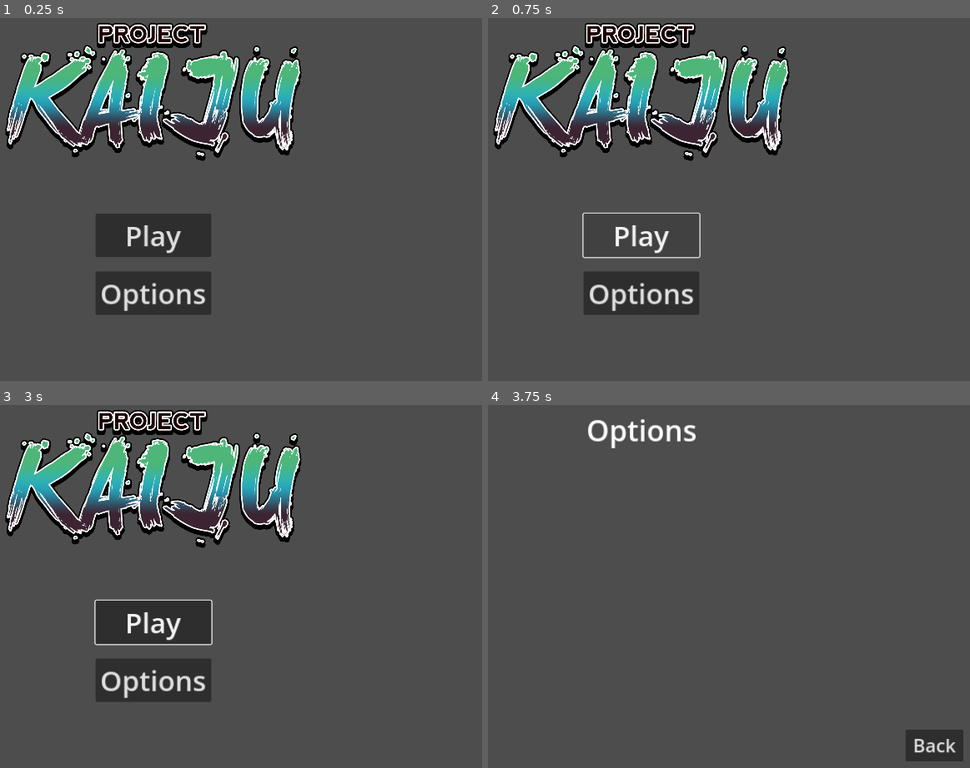
Above: before the commit, frames 1-4 (two rows, left to right).
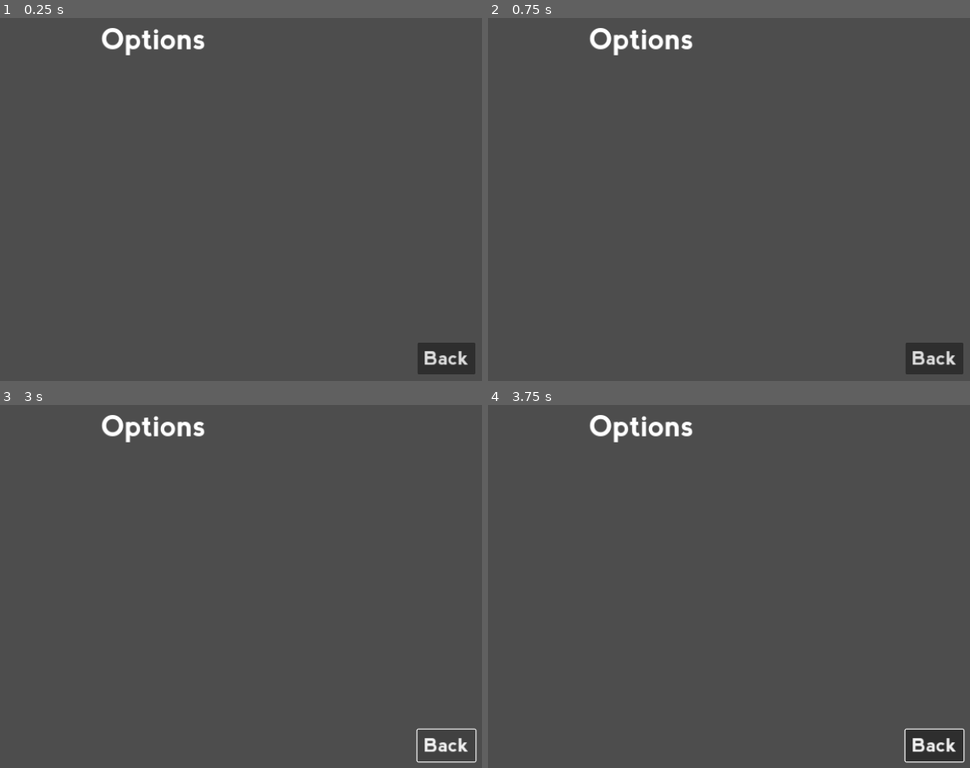
Above: after the commit, the same moments.

Repository: Quplet/ProjectKaiju
Game: Godot game, scene res://scenes/main.tscn
Same seed, same stepped clock (60 frames per second), same inputs: the game is played once before the commit and once after it.
Inputs (mouse positions are in pixels of both pictures, inside the frame that each line leads up to):
- Up to frame 1 (0.25 s): no input
- Up to frame 2 (0.75 s): click (642, 235) at 0.5 s, where only the run before the commit has a clickable "Play"
- Up to frame 3 (3 s): click (154, 622) at 1.25 s, where only the run before the commit has a clickable "Play"; click (154, 622) at 2 s, where only the run before the commit has a clickable "Play"; click (448, 746) at 2.75 s, where only the run after the commit has a clickable "Back"
- Up to frame 4 (3.75 s): click (642, 680) at 3.5 s, where only the run before the commit has a clickable "Options"

The runs differ from the first frame. In frame 1, 19% of the frame differs, in the area x 1-99%, y 1-99%; in frame 2, 16%; in frame 3, 18%; in frame 4, 1.2%.
Error after the commit: Out of bounds get index '1' (on base: 'Array[String]') (res://scripts/HUD.gd:33)

Commit message:
Added Nevis font

Diff:
--- a/scenes/hud.tscn
+++ b/scenes/hud.tscn
@@ -1,12 +1,14 @@
-[gd_scene load_steps=3 format=3 uid="uid://dbljuasuki7pu"]
+[gd_scene load_steps=4 format=3 uid="uid://dbljuasuki7pu"]
 
 [ext_resource type="Script" path="res://scripts/HUD.gd" id="1_62db1"]
 [ext_resource type="Texture2D" uid="uid://dh4q7gt6suex0" path="res://assets/misc/title.png" id="2_r04io"]
+[ext_resource type="FontFile" uid="uid://dkk2lnbhyysgf" path="res://assets/fonts/NevisBold-KGwl.ttf" id="3_dcqy5"]
 
 [node name="HUD" type="Node"]
 script = ExtResource("1_62db1")
 
 [node name="MainMenu" type="CanvasLayer" parent="."]
+visible = false
 
 [node name="Title" type="TextureRect" parent="MainMenu"]
 anchors_preset = 5
@@ -33,6 +35,7 @@
 offset_bottom = 101.0
 grow_horizontal = 2
 grow_vertical = 2
+theme_override_fonts/font = ExtResource("3_dcqy5")
 theme_override_font_sizes/font_size = 48
 text = "Play"
 
@@ -48,11 +51,11 @@
 offset_bottom = 201.0
 grow_horizontal = 2
 grow_vertical = 2
+theme_override_fonts/font = ExtResource("3_dcqy5")
 theme_override_font_sizes/font_size = 48
 text = "Options"
 
 [node name="OptionsMenu" type="CanvasLayer" parent="."]
-visible = false
 
 [node name="Title" type="Label" parent="OptionsMenu"]
 anchors_preset = 5
@@ -63,6 +66,7 @@
 offset_right = 95.5
 offset_bottom = 92.0
 grow_horizontal = 2
+theme_override_fonts/font = ExtResource("3_dcqy5")
 theme_override_font_sizes/font_size = 50
 text = "Options"
 horizontal_alignment = 1
@@ -79,6 +83,7 @@
 offset_bottom = -20.0
 grow_horizontal = 0
 grow_vertical = 0
+theme_override_fonts/font = ExtResource("3_dcqy5")
 theme_override_font_sizes/font_size = 32
 text = "Back
 "
Binary file added: assets/fonts/NevisBold-KGwl.ttf
Not shown, added: assets/fonts/NevisBold-KGwl.ttf.import
